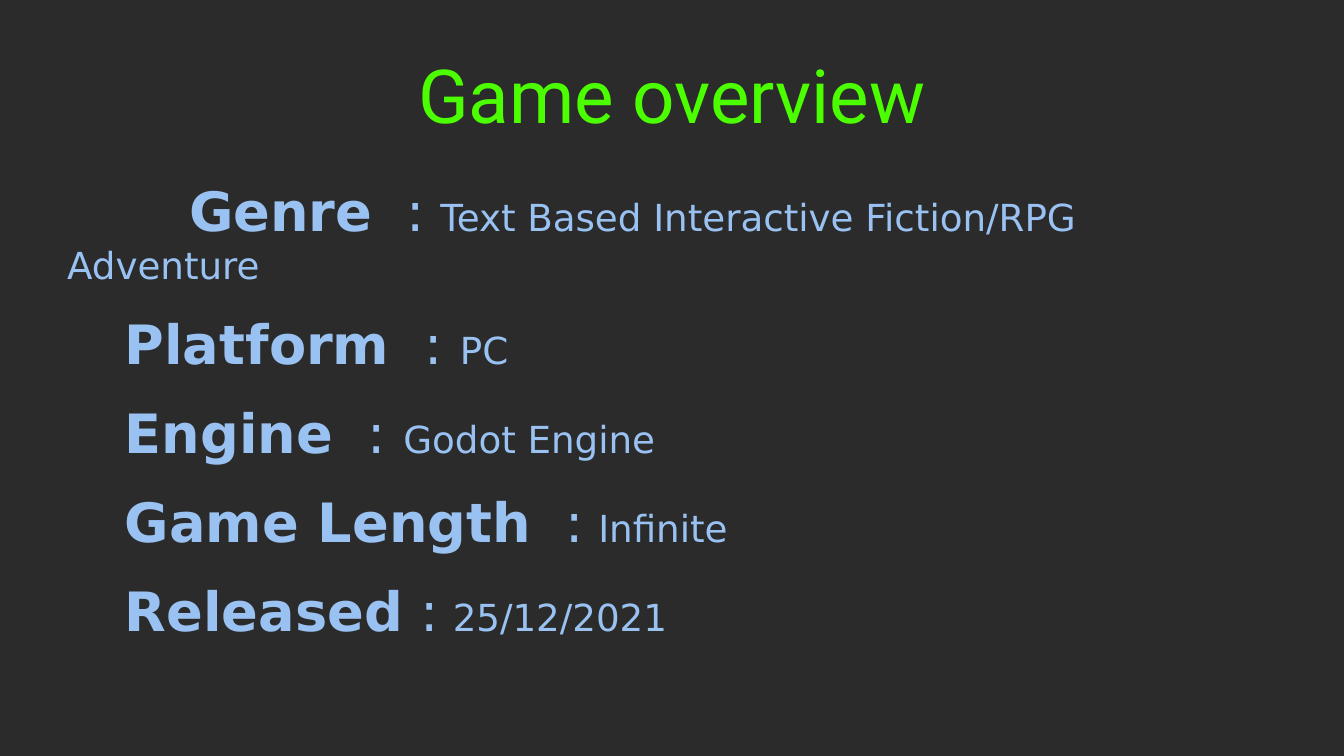
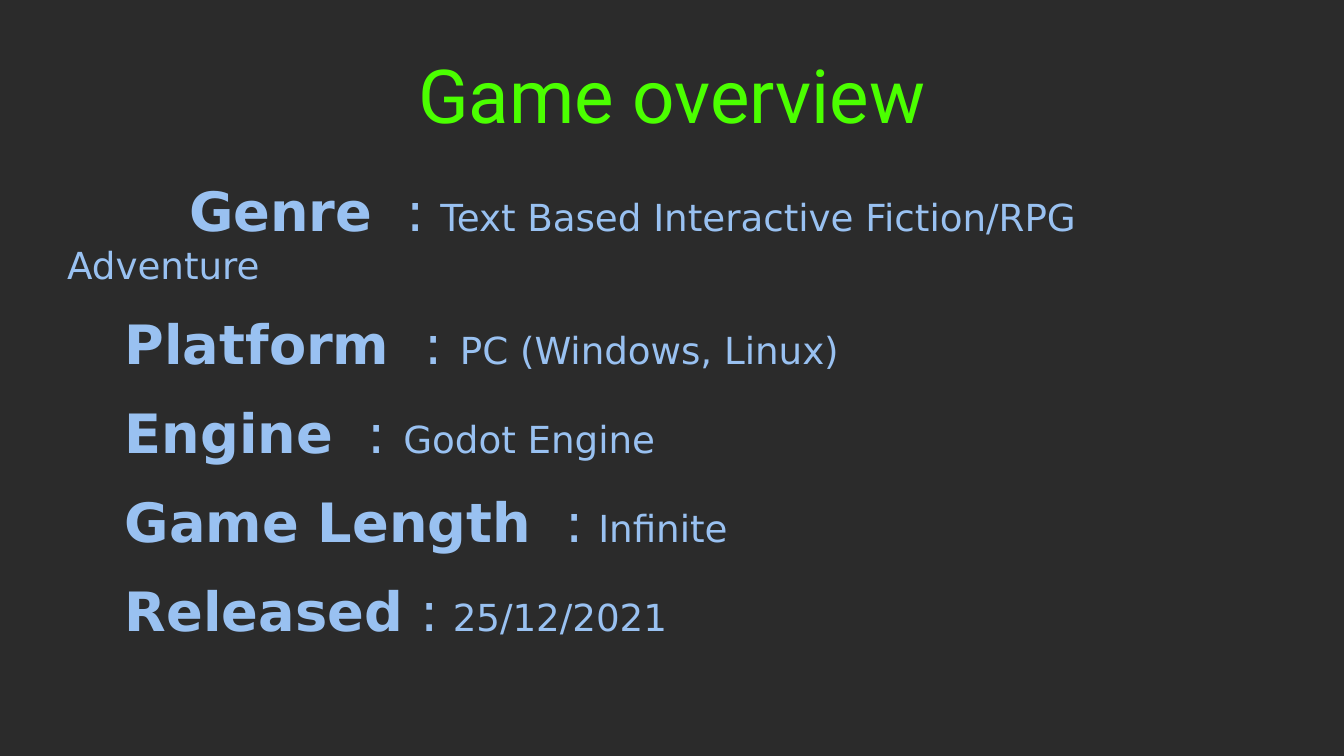
Before and after one commit to LyaaaaaGames/AIdventure_Presskit, a slide deck: slide 2 of fact_sheet.odp. Drawn at 1344x756 pixels with LibreOffice and Linux fonts; fonts in the diff are those of the drawing; background and template pictures are left out; a plain dark background stands for a picture behind light text. Boxes give left, top, right and bottom in pixels: in the first picture for what was removed or moved away, otherwise in the second. Text is boxed around its words. In the diff, an @@ line names an element or a change of style, - is before the commit and + after.

Commit message:
Specified the support of both Windows and Linux.

```diff
--- a/fact_sheet.odp
+++ b/fact_sheet.odp
@@ text at box(125, 323, 839, 369): text changed; size 32 to 22 pt; bold off @@
-Platform : PC
+Platform : PC (Windows, Linux)
```
Also in this commit, not shown: 3 other files.
